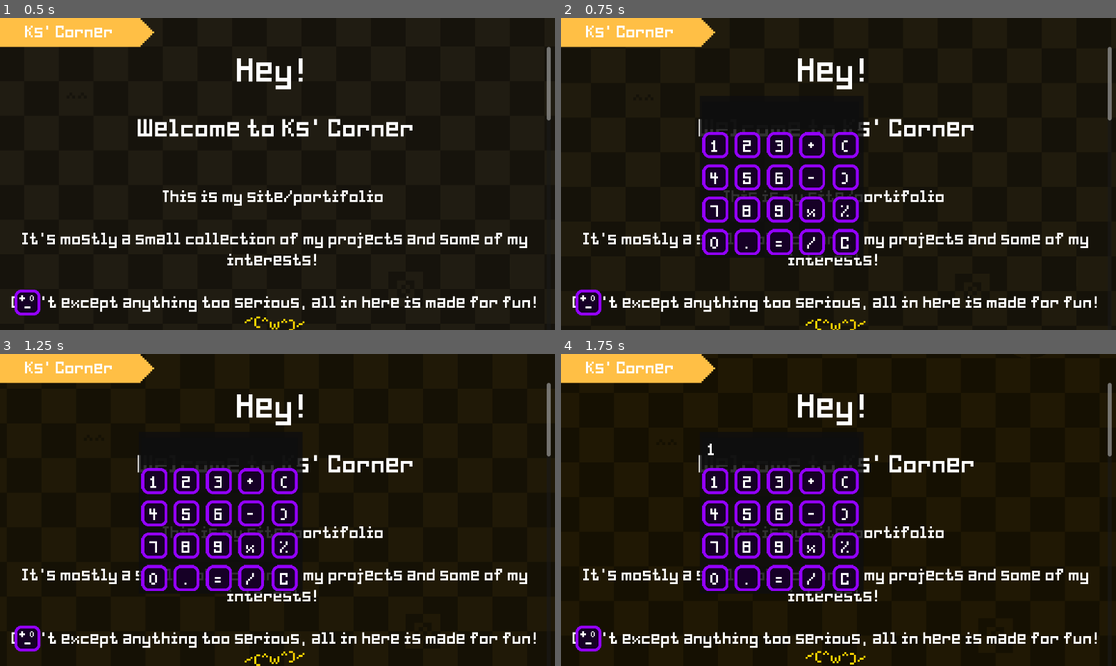
Above: before the commit, frames 1-4 (two rows, left to right).
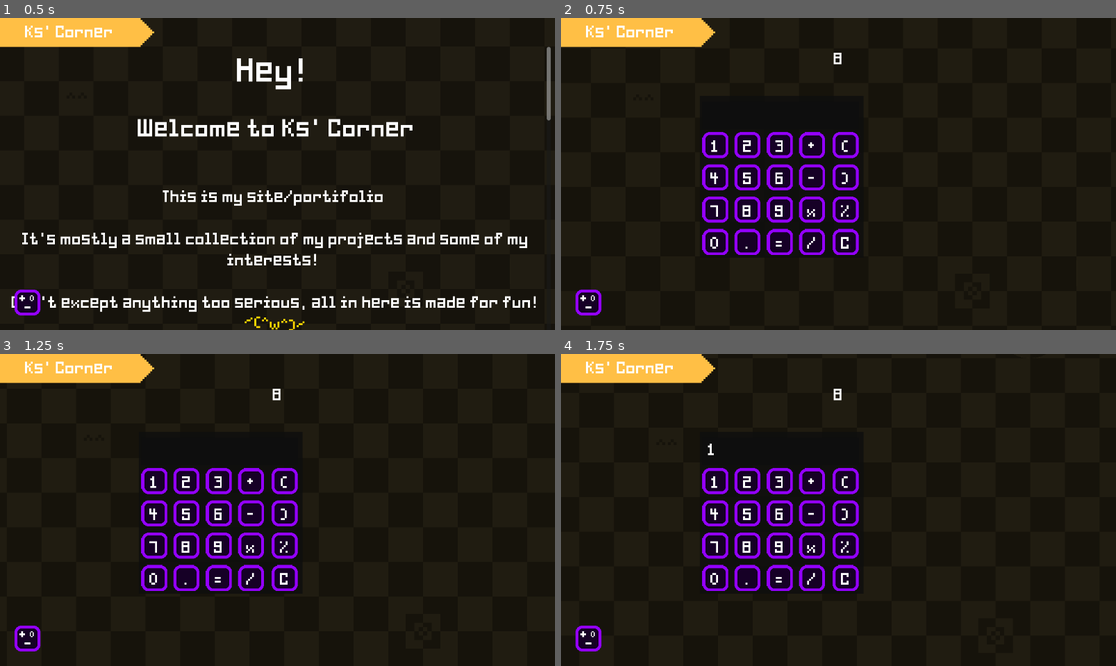
Above: after the commit, the same moments.

Repository: Ks-Marbs/ks-corner
Game: Godot game, scene res://main.tscn
Same seed, same stepped clock (60 frames per second), same inputs: the game is played once before the commit and once after it.
Inputs (mouse positions are in pixels of both pictures, inside the frame that each line leads up to):
- Up to frame 1 (0.5 s): no input
- Up to frame 2 (0.75 s): click (588, 301) at 0.5 s
- Up to frame 3 (1.25 s): no input
- Up to frame 4 (1.75 s): click "1" at 1.25 s

Frame 1 is identical in both runs. In frame 2, 4.6% of the frame differs, in the area x 2-100%, y 9-100%; in frame 3, 4.6%; in frame 4, 4.6%.

Commit message:
test againnnn

Diff:
--- a/boop.gd
+++ b/boop.gd
@@ -18,7 +18,21 @@
 func _process(delta: float) -> void:
 	$t.scale = Vector2(Global.wa[0] * 3,Global.wa[0] * 3)
 	$t.position = Vector2(-4.0/Global.wa[0],0)
-	if Input.is_action_just_pressed("click") and mouse_on:
-		Global.woosh = false
-		Global.bo = true
+	if not (OS.has_feature("web_android") or OS.has_feature("web_ios")):
+		match str(get_parent().name)[0]:
+			"1":
+				if Input.is_action_just_pressed("click") and mouse_on:
+					Global.woosh = false
+					Global.bo = true
+					Global.page = int(str(self.name)[0])+4
+			"2":
+				if Input.is_action_just_pressed("click") and mouse_on:
+					Global.woosh = false
+					Global.bo = true
+					Global.page = int(str(self.name)[0])+4+Global.am1
+			"3":
+				if Input.is_action_just_pressed("click") and mouse_on:
+					Global.woosh = false
+					Global.bo = true
+					Global.page = int(str(self.name)[0])+4+Global.am1+Global.am2
 	pass
--- a/bop.gd
+++ b/bop.gd
@@ -35,12 +35,14 @@
 			j.size = (size-Vector2(28,0))*Vector2(1.0,Global.wa[0])
 		match str(self.name)[0]:
 			"1":
+				Global.am1 = get_child_count()-1
 				if Global.woosh:
 						position += (Vector2(320,0)*Global.wa - Vector2(28,0)- position)/15.0
 				else:
 					if position > Vector2(-400,0):
 						position += (Vector2(-400,0) - position)/15.0
 			"2":
+				Global.am2 = get_child_count()-1
 				if Global.woosh:
 					position += (Vector2(610,0)*Global.wa - Vector2(56,0)- position)/15.0
 				else:
@@ -65,8 +67,11 @@
 	if !Global.woosh: on = false
 	else:
 		if Input.is_action_just_pressed("click") and mouse_on:
+			var a = true
 			Global.woosh = false
 			Global.bo = true
 			Global.calc = false
-			Global.page = int(str(self.name)[0])
+			for i in range(1,get_child_count()):
+				if get_child(i).mouse_on: a = false
+			if a:Global.page = int(str(self.name)[0])
 	pass
--- a/global.gd
+++ b/global.gd
@@ -1,4 +1,6 @@
 extends Node
+var am1 := 0
+var am2 := 0
 var woosh := false
 var wa:= Vector2.ONE
 var bo = false
@@ -60,7 +62,7 @@
 
 [table=3,center,center]
 [cell]
-[b]Room Sokoban[/b]
+[b][url=1c04]Room Sokoban[/url][/b]
 This was my first Godot game!
 It's a simple Sokoban game
 with some extra mechanics.
@@ -75,7 +77,7 @@
 [/cell]
 [cell]  [/cell]
 [cell]
-[b]Unnamed Rhythm Game[/b]
+[b][url=1c05]Unnamed Rhythm Game[/url][/b]
 Not so simple Rhythm game,
 also made in Godot!
 Currently in progress
@@ -83,7 +85,7 @@
 [/cell]
 [table=3,center,center]
 [cell]
-[b]Lavender\'s Home[/b]
+[b][url=1c06]Lavender\'s Home[/url][/b]
 Collab with Seni foxy!
 It comes with lore, ooooh~
 Updates whenever people unlock updates
@@ -205,8 +207,50 @@
 
 
 
-"
-
+",
+"[i]Room Sokoban[/i]
+
+[b]This was my first game ever![/b]
+
+Well, about developing this game, the idea was for it to be a test for [url=1c06]Lavender's Home[/url], I wanted it to have a fully working sokoban-style movement, the images were edited from Lav's home by me.
+
+Comparison:
+[img]res://images/player.png[/img]     [img]res://images/lav1.1.1.png[/img]
+
+Apart from that, I think my inspirations we're games like Baba is you,  mostly for the little animations and the pixel art style, the puzzles themselves we're fully created by me, although no one has given feedback about them, out of 20-ish playtesters, so I guess they went well?
+
+Mini wiki:
+
+The game has you, a box pusher, needing to put boxes in their right places, marked by a yellow square. Boxes can only be pushed and objects or walls will keep you from pushing it.
+
+Box: Push them to their place! Boxes are not multi-pushable, as your character can only push one at a time.[img=32em]res://images/box.2.png[/img]
+
+Weight: Acts just like a Box, but has no place to go :[, use them as needed. [img=32em]res://images/weight.1.png[/img]
+
+Ice: Causes you to slide, unless blocked by a wall, object, box or weight. Boxes and Weights are too heavy to slide, so use that for your adventage. [img=32em]res://images/ice.png[/img]
+
+Shifter: Pushes whatever is above it, unless blocked by a wall, object, Box or Weight. You cannot leave them unless they're blocked. [img=32em]res://images/shift1.png[/img]
+
+Gate: Gets open if you put a Box or Weight on top of the button.
+[img=32em]res://images/prb1.png[/img][img=32em]res://images/prl1.png[/img][img=32em]res://images/prl1.png[/img][img=32em]res://images/prl1.png[/img][img=32em]res://images/prl1.png[/img][img=32em]res://images/prw1.png[/img]
+
+
+Can someone teach me how to make an article T-T
+
+
+
+
+
+",
+"[i]Unnamed Rhythm Game[/i]
+
+[b]RHYTHM GAME! RHYTHM GAME! RHYTHM GAME![/b]
+
+
+
+
+
+","6","7","8","9","10"
 ]
 ]
 var page := 0
--- a/main.tscn
+++ b/main.tscn
@@ -145,6 +145,87 @@
 horizontal_alignment = 1
 vertical_alignment = 1
 
+[node name="0" type="ColorRect" parent="1Games" unique_id=1791251690]
+self_modulate = Color(1, 1, 1, 0)
+z_index = -20
+z_as_relative = false
+layout_mode = 0
+offset_right = 40.0
+offset_bottom = 40.0
+mouse_filter = 1
+mouse_default_cursor_shape = 2
+script = ExtResource("5_272bh")
+
+[node name="t" type="RichTextLabel" parent="1Games/0" unique_id=119972886]
+z_index = -20
+z_as_relative = false
+layout_mode = 0
+offset_top = 0.25
+offset_right = 90.0
+offset_bottom = 19.25
+scale = Vector2(3, 3)
+mouse_filter = 2
+mouse_default_cursor_shape = 2
+theme = ExtResource("1_4c57u")
+theme_override_font_sizes/normal_font_size = 8
+text = "Room Sokoban"
+horizontal_alignment = 1
+vertical_alignment = 1
+
+[node name="1" type="ColorRect" parent="1Games" unique_id=2097753298]
+self_modulate = Color(1, 1, 1, 0)
+z_index = -20
+z_as_relative = false
+layout_mode = 0
+offset_right = 40.0
+offset_bottom = 40.0
+mouse_filter = 1
+mouse_default_cursor_shape = 2
+script = ExtResource("5_272bh")
+
+[node name="t" type="RichTextLabel" parent="1Games/1" unique_id=1151171480]
+z_index = -20
+z_as_relative = false
+layout_mode = 0
+offset_top = 0.25
+offset_right = 90.0
+offset_bottom = 19.25
+scale = Vector2(3, 3)
+mouse_filter = 2
+mouse_default_cursor_shape = 2
+theme = ExtResource("1_4c57u")
+theme_override_font_sizes/normal_font_size = 8
+text = "Unn. Rhythm Game"
+horizontal_alignment = 1
+vertical_alignment = 1
+
+[node name="2" type="ColorRect" parent="1Games" unique_id=2107892303]
+self_modulate = Color(1, 1, 1, 0)
+z_index = -20
+z_as_relative = false
+layout_mode = 0
+offset_right = 40.0
+offset_bottom = 40.0
+mouse_filter = 1
+mouse_default_cursor_shape = 2
+script = ExtResource("5_272bh")
+
+[node name="t" type="RichTextLabel" parent="1Games/2" unique_id=510979745]
+z_index = -20
+z_as_relative = false
+layout_mode = 0
+offset_top = 0.25
+offset_right = 90.0
+offset_bottom = 19.25
+scale = Vector2(3, 3)
+mouse_filter = 2
+mouse_default_cursor_shape = 2
+theme = ExtResource("1_4c57u")
+theme_override_font_sizes/normal_font_size = 8
+text = "Lavender's Home"
+horizontal_alignment = 1
+vertical_alignment = 1
+
 [node name="2Series" type="NinePatchRect" parent="." unique_id=1899935413]
 self_modulate = Color(1, 0, 0.5333333, 1)
 z_index = -5
@@ -230,7 +311,34 @@
 mouse_default_cursor_shape = 2
 theme = ExtResource("1_4c57u")
 theme_override_font_sizes/normal_font_size = 8
-text = "Calculator"
+text = "Algebra"
+horizontal_alignment = 1
+vertical_alignment = 1
+
+[node name="1" type="ColorRect" parent="3Math" unique_id=298119174]
+self_modulate = Color(1, 1, 1, 0)
+z_index = -20
+z_as_relative = false
+layout_mode = 0
+offset_right = 40.0
+offset_bottom = 40.0
+mouse_filter = 1
+mouse_default_cursor_shape = 2
+script = ExtResource("5_272bh")
+
+[node name="t" type="RichTextLabel" parent="3Math/1" unique_id=411932635]
+z_index = -20
+z_as_relative = false
+layout_mode = 0
+offset_top = 0.25
+offset_right = 90.0
+offset_bottom = 19.25
+scale = Vector2(3, 3)
+mouse_filter = 2
+mouse_default_cursor_shape = 2
+theme = ExtResource("1_4c57u")
+theme_override_font_sizes/normal_font_size = 8
+text = "Combinatorics"
 horizontal_alignment = 1
 vertical_alignment = 1
 
@@ -812,11 +920,19 @@
 [connection signal="mouse_exited" from="0K\'" to="0K\'" method="_on_mouse_exited"]
 [connection signal="mouse_entered" from="1Games" to="1Games" method="_on_mouse_entered"]
 [connection signal="mouse_exited" from="1Games" to="1Games" method="_on_mouse_exited"]
+[connection signal="mouse_entered" from="1Games/0" to="1Games/0" method="_on_mouse_entered"]
+[connection signal="mouse_exited" from="1Games/0" to="1Games/0" method="_on_mouse_exited"]
+[connection signal="mouse_entered" from="1Games/1" to="1Games/1" method="_on_mouse_entered"]
+[connection signal="mouse_exited" from="1Games/1" to="1Games/1" method="_on_mouse_exited"]
+[connection signal="mouse_entered" from="1Games/2" to="1Games/2" method="_on_mouse_entered"]
+[connection signal="mouse_exited" from="1Games/2" to="1Games/2" method="_on_mouse_exited"]
 [connection signal="mouse_entered" from="2Series" to="2Series" method="_on_mouse_entered"]
 [connection signal="mouse_exited" from="2Series" to="2Series" method="_on_mouse_exited"]
 [connection signal="mouse_entered" from="3Math" to="3Math" method="_on_mouse_entered"]
 [connection signal="mouse_exited" from="3Math" to="3Math" method="_on_mouse_exited"]
 [connection signal="mouse_entered" from="3Math/0" to="3Math/0" method="_on_mouse_entered"]
 [connection signal="mouse_exited" from="3Math/0" to="3Math/0" method="_on_mouse_exited"]
+[connection signal="mouse_entered" from="3Math/1" to="3Math/1" method="_on_mouse_entered"]
+[connection signal="mouse_exited" from="3Math/1" to="3Math/1" method="_on_mouse_exited"]
 [connection signal="mouse_entered" from="Calc" to="Calc" method="_on_mouse_entered"]
 [connection signal="mouse_exited" from="Calc" to="Calc" method="_on_mouse_exited"]
--- a/text.gd
+++ b/text.gd
@@ -30,12 +30,14 @@
 
 func _on_meta_clicked(meta: Variant) -> void:
 	if str(meta)[0] == "1":
-		match str(meta):
-			"1a":
+		match str(meta)[1]:
+			"a":
 				$"1boop".position = get_local_mouse_position()-Vector2(120,120)
 				k = 0.8
-			"1b":
+			"b":
 				$audio.stream = load("res://images/pt"+str(randi_range(1,4))+".mp3")
 				$audio.play()
+			"c":
+				Global.page = int(str(meta)[2]+str(meta)[3])
 	else :OS.shell_open(str(meta))
 	pass # Replace with function body.
--- a/texture_rect.gd
+++ b/texture_rect.gd
@@ -20,4 +20,11 @@
 			modulate += (Color(1.0, 0.0, 0.533)-modulate)/50
 		3:
 			modulate += (Color(0.333, 0.0, 0.57, 1.0)-modulate)/50
+		4:
+			modulate += (Color(0.887, 0.15, 1.0, 1.0)-modulate)/50
+		5:
+			modulate += (Color(0.887, 0.15, 1.0, 1.0)-modulate)/50
+		6:
+			modulate += (Color(0.887, 0.15, 1.0, 1.0)-modulate)/50
+
 	pass
Binary file added: images/bottle.png
Not shown, added: images/bottle.png.import
Not shown, added: images/box.2.png.import
Binary file added: images/candy.png
Not shown, added: images/candy.png.import
Binary file added: images/ice.png
Not shown, added: images/ice.png.import
Binary file added: images/lav1.1.1.png
Not shown, added: images/lav1.1.1.png.import
Binary file added: images/player.png
Not shown, added: images/player.png.import
Not shown, added: images/prb1.png.import
(and 11 more such lines)
